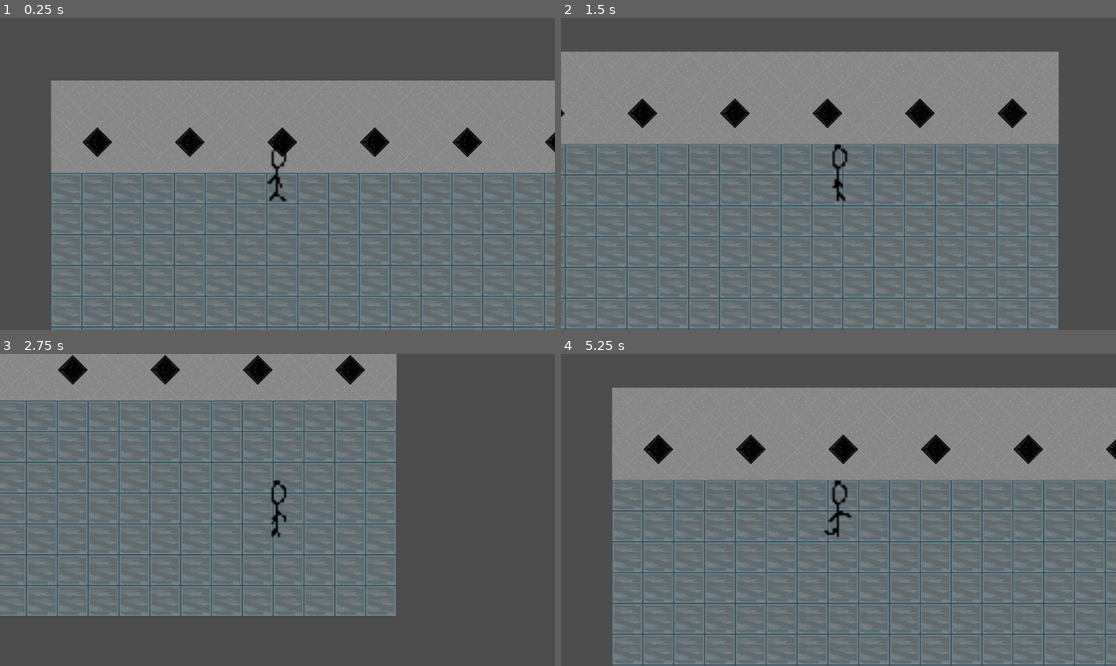
Above: before the commit, frames 1-4 (two rows, left to right).
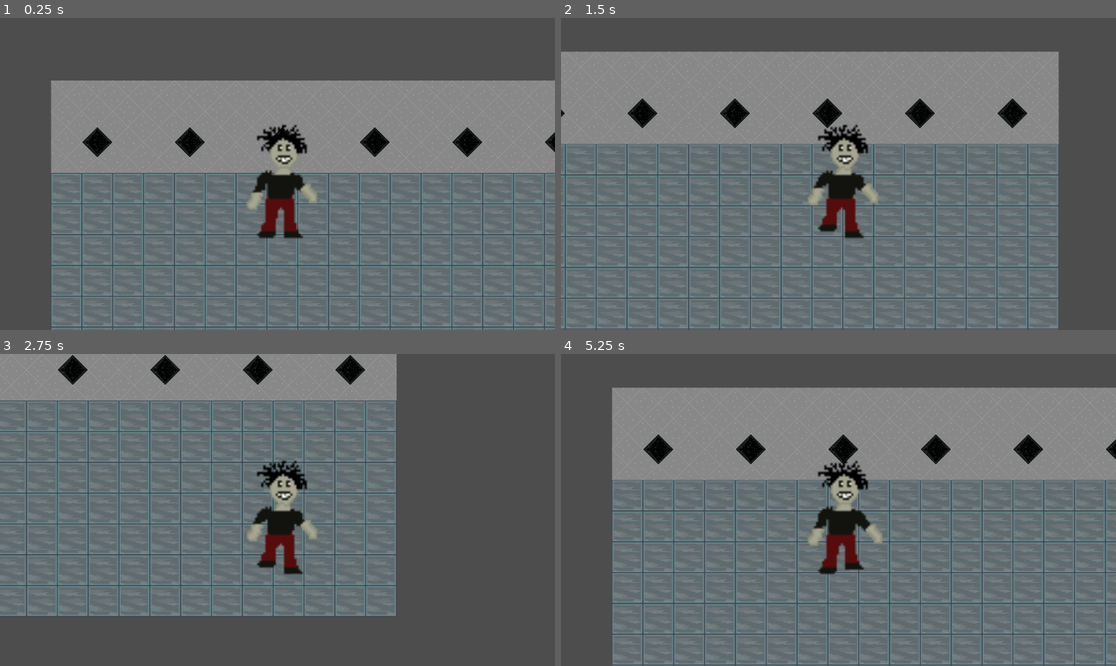
Above: after the commit, the same moments.

Repository: Saileeee/soup
Game: Godot game, scene res://room.tscn
Same seed, same stepped clock (60 frames per second), same inputs: the game is played once before the commit and once after it. The project has no main scene, so this scene is started directly.
Inputs:
- Up to frame 1 (0.25 s): no input
- Up to frame 2 (1.5 s): tap Enter at 0.5 s; hold Right (move_right) 0.53-1.28 s; hold Down (move_down) from 1.28 s (still down)
- Up to frame 3 (2.75 s): release Down (move_down) at 2.03 s; hold Right (move_right) from 2.03 s (still down)
- Up to frame 4 (5.25 s): release Right (move_right) at 2.78 s; hold Up (move_up) 2.78-3.53 s; hold Left (move_left) 3.53-5.03 s; hold Down (move_down) from 5.03 s (still down)

The runs differ from the first frame. In frame 1, 2.1% of the frame differs, in the area x 44-58%, y 34-71%; in frame 2, 2.2%; in frame 3, 2.2%; in frame 4, 2.3%.

Commit message:
he has arisen

Diff:
--- a/new-game-project/character.tscn
+++ b/new-game-project/character.tscn
@@ -1,63 +1,35 @@
-[gd_scene load_steps=13 format=3 uid="uid://dtwo5c65ymkeq"]
+[gd_scene load_steps=9 format=3 uid="uid://dtwo5c65ymkeq"]
 
 [ext_resource type="Script" path="res://character.gd" id="1_krs7i"]
-[ext_resource type="Texture2D" uid="uid://svfy1rdsd76c" path="res://Art/New Piskel.png" id="2_lqvd3"]
+[ext_resource type="Texture2D" uid="uid://gm5je3qkrevo" path="res://Art/crowman.png" id="2_661op"]
 [ext_resource type="Script" path="res://main_camera.gd" id="3_nicrq"]
 
 [sub_resource type="RectangleShape2D" id="RectangleShape2D_ah63b"]
 size = Vector2(38, 12)
 
-[sub_resource type="AtlasTexture" id="AtlasTexture_7sjgs"]
-atlas = ExtResource("2_lqvd3")
-region = Rect2(0, 0, 32, 32)
+[sub_resource type="AtlasTexture" id="AtlasTexture_7n7ms"]
+atlas = ExtResource("2_661op")
+region = Rect2(0, 0, 64, 64)
 
-[sub_resource type="AtlasTexture" id="AtlasTexture_afpcd"]
-atlas = ExtResource("2_lqvd3")
-region = Rect2(32, 0, 32, 32)
+[sub_resource type="AtlasTexture" id="AtlasTexture_4ksja"]
+atlas = ExtResource("2_661op")
+region = Rect2(64, 0, 64, 64)
 
-[sub_resource type="AtlasTexture" id="AtlasTexture_atfxa"]
-atlas = ExtResource("2_lqvd3")
-region = Rect2(64, 0, 32, 32)
-
-[sub_resource type="AtlasTexture" id="AtlasTexture_gkh6w"]
-atlas = ExtResource("2_lqvd3")
-region = Rect2(0, 32, 32, 32)
-
-[sub_resource type="AtlasTexture" id="AtlasTexture_y1pbq"]
-atlas = ExtResource("2_lqvd3")
-region = Rect2(32, 32, 32, 32)
-
-[sub_resource type="AtlasTexture" id="AtlasTexture_2quap"]
-atlas = ExtResource("2_lqvd3")
-region = Rect2(64, 32, 32, 32)
-
-[sub_resource type="AtlasTexture" id="AtlasTexture_dlgvx"]
-atlas = ExtResource("2_lqvd3")
-region = Rect2(0, 64, 32, 32)
+[sub_resource type="AtlasTexture" id="AtlasTexture_thbap"]
+atlas = ExtResource("2_661op")
+region = Rect2(192, 0, 64, 64)
 
 [sub_resource type="SpriteFrames" id="SpriteFrames_bkgo7"]
 animations = [{
 "frames": [{
 "duration": 1.0,
-"texture": SubResource("AtlasTexture_7sjgs")
+"texture": SubResource("AtlasTexture_7n7ms")
 }, {
 "duration": 1.0,
-"texture": SubResource("AtlasTexture_afpcd")
+"texture": SubResource("AtlasTexture_4ksja")
 }, {
 "duration": 1.0,
-"texture": SubResource("AtlasTexture_atfxa")
-}, {
-"duration": 1.0,
-"texture": SubResource("AtlasTexture_gkh6w")
-}, {
-"duration": 1.0,
-"texture": SubResource("AtlasTexture_y1pbq")
-}, {
-"duration": 1.0,
-"texture": SubResource("AtlasTexture_2quap")
-}, {
-"duration": 1.0,
-"texture": SubResource("AtlasTexture_dlgvx")
+"texture": SubResource("AtlasTexture_thbap")
 }],
 "loop": true,
 "name": &"default",
Binary file removed: new-game-project/Art/shippp.png
